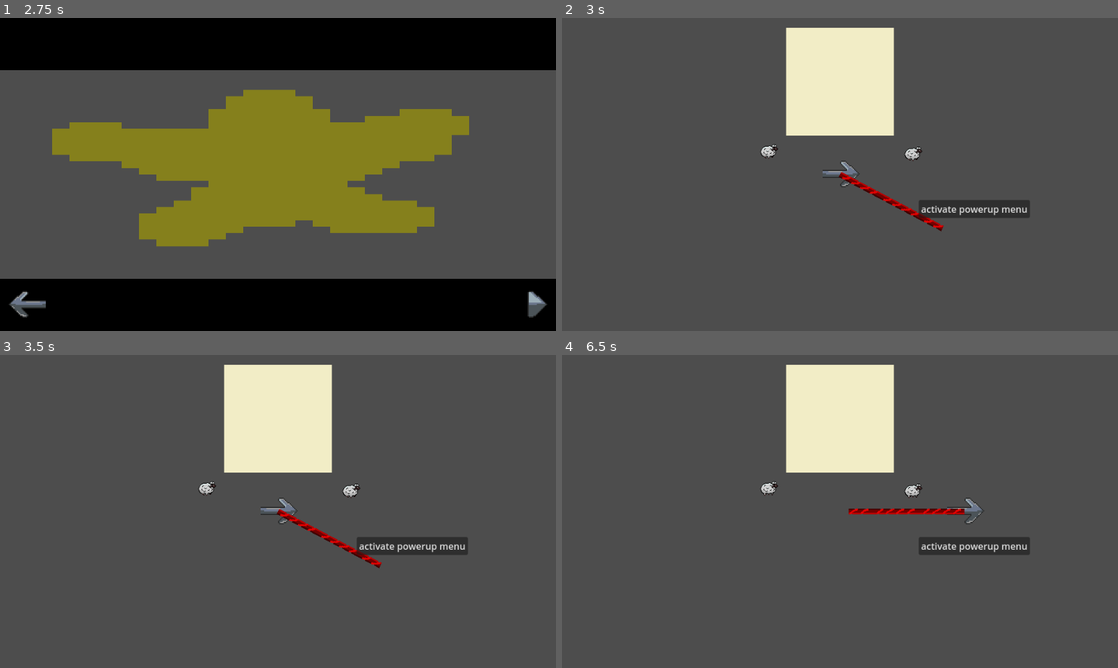
Above: before the commit, frames 1-4 (two rows, left to right).
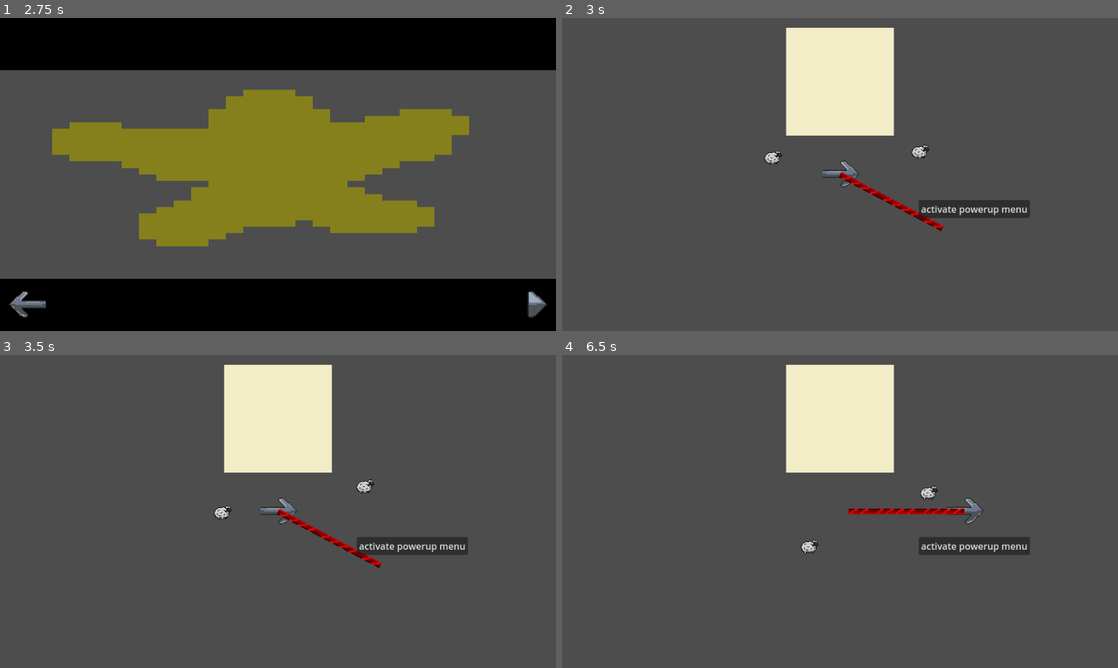
Above: after the commit, the same moments.

Repository: kinghos/GMTK-Game-Jam-2025
Game: Godot game, scene res://scenes/ui/title_screen.tscn
The game is run twice, just before and just after one commit, with the same random seed, the same clock (stepped at 60 frames per second) and the same inputs.
Inputs (mouse positions are in pixels of both pictures, inside the frame that each line leads up to):
- Up to frame 1 (2.75 s): click "PLAY" at 0.5 s; click (528, 305) at 1.25 s; click (528, 305) at 2 s
- Up to frame 2 (3 s): click (1095, 309) at 2.75 s
- Up to frame 3 (3.5 s): no input
- Up to frame 4 (6.5 s): move the mouse to (962, 495) at 3.52 s; hold Right (Right) 3.53-4.25 s; hold Space (Kick) 3.53-4.25 s; click (962, 495) at 3.67 s; click "activate powerup menu" at 4.25 s; move the mouse to (728, 527) at 5.02 s; hold S (Down) 5.03-5.75 s; click "opt 1" at 5.75 s

Frame 1 is identical in both runs. In frame 2, 0.3% of the frame differs, in the area x 35-66%, y 40-48%; in frame 3, 0.3%; in frame 4, 0.4%, in the area x 35-68%, y 40-64%.

Commit message:
random sheep movement

Diff:
--- a/scenes/animals/animal.gd
+++ b/scenes/animals/animal.gd
@@ -1,18 +1,29 @@
-extends RigidBody2D
+extends CharacterBody2D
 class_name BaseAnimal
 
 var in_kick_range: bool
 var being_kicked: bool
 var being_stunned: bool
+var target: Vector2 = position
+
+@export var speed = 75
 
 @onready var animation_player: AnimationPlayer = $AnimationPlayer
 @onready var animated_sprite_2d: AnimatedSprite2D = $AnimatedSprite2D
 @onready var kick_particles: CPUParticles2D = $KickParticles
 @onready var collision_shape_2d: CollisionShape2D = $CollisionShape2D
 @onready var stun_timer: Timer = $StunTimer
+@onready var random_movement_timer: Timer = $RandomMovementTimer
 
 func _ready() -> void:
 	stun_timer.wait_time = Globals.stun_time
+	_on_random_movement_timer_timeout()
+	random_movement_timer.start()
+
+func _physics_process(delta: float) -> void:
+	velocity = position.direction_to(target) * speed
+	if position.distance_to(target) > 10 and !being_stunned:
+		move_and_slide()
 
 func _on_kick_range_body_entered(body: Node2D) -> void:
 	if body is Player:
@@ -66,3 +77,10 @@
 	animated_sprite_2d.animation = "walk"
 	collision_shape_2d.disabled = false
 	being_stunned = false
+
+func _on_random_movement_timer_timeout() -> void:
+	var rect = get_viewport().get_visible_rect()
+	target = rect.position + Vector2(
+		randf_range(0, rect.size.x),
+		randf_range(0, rect.size.y)
+	)
--- a/scenes/animals/animal.tscn
+++ b/scenes/animals/animal.tscn
@@ -3,7 +3,7 @@
 [ext_resource type="Script" uid="uid://bodcxjeobaic" path="res://scenes/animals/animal.gd" id="1_a68rm"]
 [ext_resource type="Texture2D" uid="uid://cjv6h5aem5r4u" path="res://assets/graphics/misc/star_particle.png" id="2_4f3xh"]
 
-[node name="Animal" type="RigidBody2D" groups=["Animals"]]
+[node name="Animal" type="CharacterBody2D" groups=["Animals"]]
 collision_layer = 2
 collision_mask = 15
 script = ExtResource("1_a68rm")
@@ -43,6 +43,10 @@
 [node name="StunTimer" type="Timer" parent="."]
 one_shot = true
 
+[node name="RandomMovementTimer" type="Timer" parent="."]
+wait_time = 1.5
+
 [connection signal="body_entered" from="KickRange" to="." method="_on_kick_range_body_entered"]
 [connection signal="body_exited" from="KickRange" to="." method="_on_kick_range_body_exited"]
 [connection signal="timeout" from="StunTimer" to="." method="_on_stun_timer_timeout"]
+[connection signal="timeout" from="RandomMovementTimer" to="." method="_on_random_movement_timer_timeout"]
--- a/scenes/level.tscn
+++ b/scenes/level.tscn
@@ -1,9 +1,9 @@
-[gd_scene load_steps=8 format=3 uid="uid://dow5jdyygni3s"]
+[gd_scene load_steps=8 format=3 uid="uid://bexj0jwnpfnte"]
 
 [ext_resource type="PackedScene" uid="uid://byg6xjjjpdp1o" path="res://scenes/ui/game_ui.tscn" id="1_2q6dc"]
 [ext_resource type="Script" uid="uid://bmvevy34gpj8u" path="res://scenes/level.gd" id="1_ppgk2"]
-[ext_resource type="PackedScene" uid="uid://cndmwkj47j0ww" path="res://scenes/Player.tscn" id="2_mx8sn"]
-[ext_resource type="PackedScene" path="res://scenes/ui/pause_menu.tscn" id="3_2r41h"]
+[ext_resource type="PackedScene" uid="uid://cndmwkj47j0ww" path="res://scenes/player.tscn" id="2_mx8sn"]
+[ext_resource type="PackedScene" uid="uid://c2d3oaak7o717" path="res://scenes/ui/pause_menu.tscn" id="3_2r41h"]
 [ext_resource type="PackedScene" uid="uid://cqbyf3duimude" path="res://scenes/animals/sheep.tscn" id="3_ppgk2"]
 [ext_resource type="PackedScene" uid="uid://di53xit540gqa" path="res://scenes/pen.tscn" id="4_2r41h"]
 [ext_resource type="PackedScene" uid="uid://k3vx7abiijuu" path="res://scenes/lasso.tscn" id="5_klq6b"]
